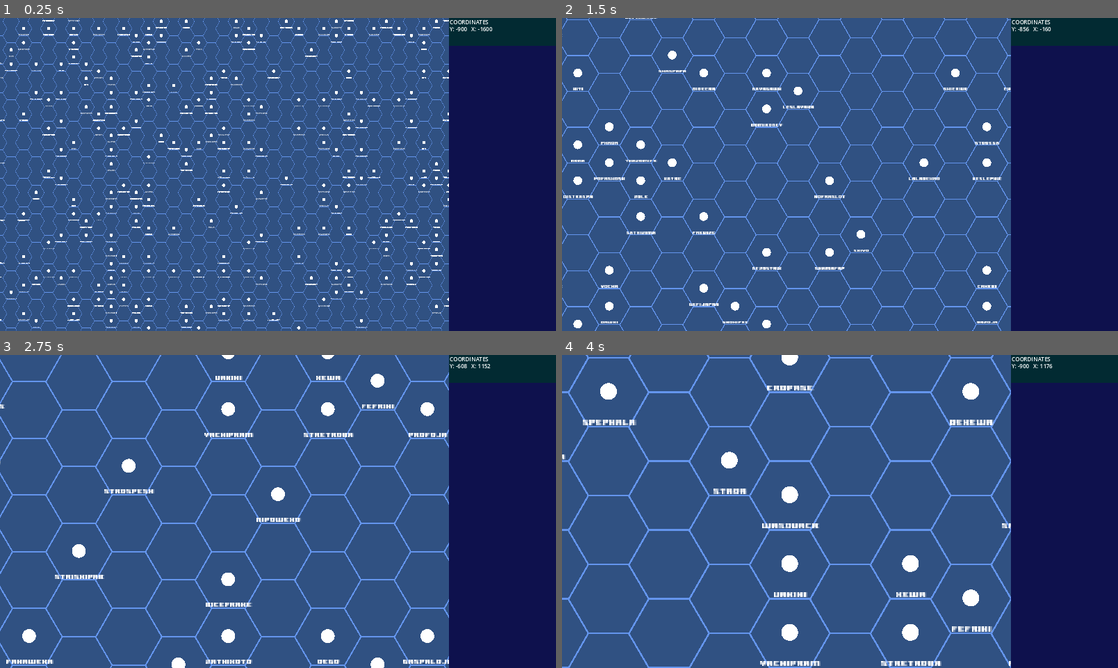
Above: before the commit, frames 1-4 (two rows, left to right).
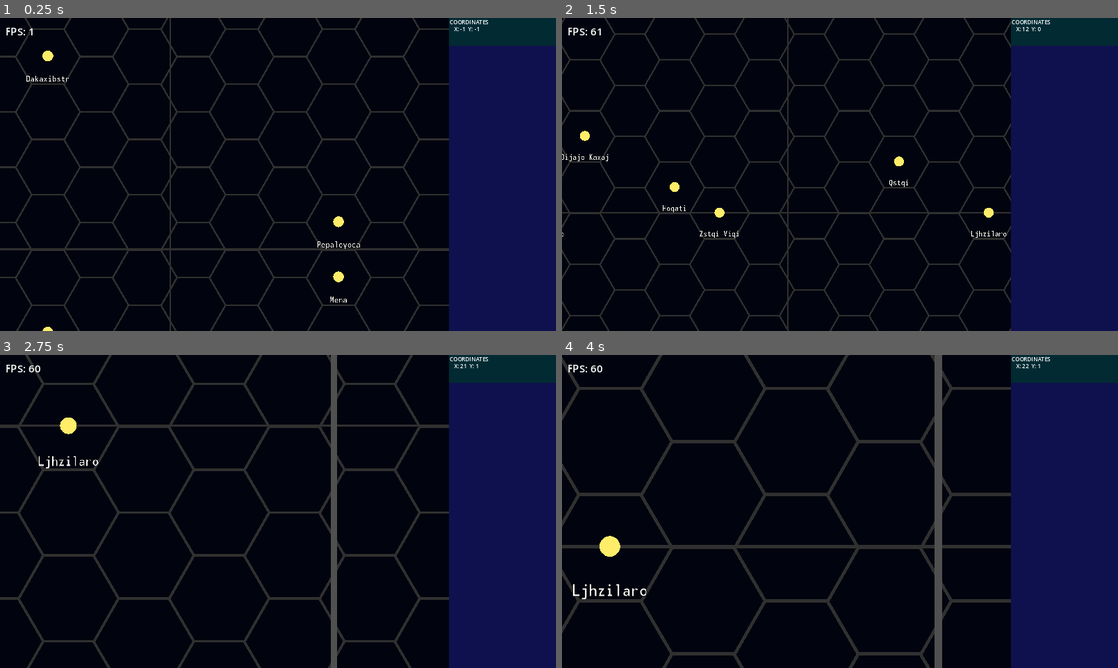
Above: after the commit, the same moments.

Repository: jamesfoxbr/Starmap
Game: Godot game, scene res://scenes/hex_map.tscn
Two runs of this game, one before a commit and one after it. Both use one fixed random seed, a clock stepped at 60 frames per second and the inputs below. The engine's default icon, where the game draws it, is replaced by a stand-in: a white triangle on a blue panel in a dark square.
Inputs (mouse positions are in pixels of both pictures, inside the frame that each line leads up to):
- Up to frame 1 (0.25 s): no input
- Up to frame 2 (1.5 s): tap Enter (ui_accept) at 0.5, 0.77 s; move the mouse to (962, 158) at 0.52 s; hold Right (ui_right) 0.53-1.28 s; hold Shift (scroll_fast) 0.53-1.28 s; tap Mouse wheel down (zoom_in) at 0.8, 1.35 s; move the mouse to (728, 190) at 1.27 s; hold Down (ui_down) from 1.28 s (still down)
- Up to frame 3 (2.75 s): tap Enter (ui_accept) at 1.52 s; tap Shift (scroll_fast) at 1.55 s; move the mouse to (333, 442) at 2.02 s; release Down (ui_down) at 2.03 s; hold Right (ui_right) from 2.03 s (still down); hold Shift (scroll_fast) from 2.03 s (still down); tap Mouse wheel down (zoom_in) at 2.3 s
- Up to frame 4 (4 s): move the mouse to (812, 574) at 2.77 s; release Right (ui_right) at 2.78 s; release Shift (scroll_fast) at 2.78 s; hold Up (ui_up) 2.78-3.53 s; tap Mouse wheel down (zoom_in) at 2.85, 3.8 s; tap Enter (ui_accept) at 3.02, 3.77 s; tap Shift (scroll_fast) at 3.05 s; move the mouse to (1006, 558) at 3.52 s; hold Left (ui_left) from 3.53 s (still down); tap Mouse wheel up (zoom_out) at 3.6 s

The runs differ from the first frame. In frame 1, 81% of the frame differs, in the area x 0-89%, y 0-100%; in frame 2, 81%; in frame 3, 81%; in frame 4, 81%.

Commit message:
subsector names now

Diff:
--- a/project.godot
+++ b/project.godot
@@ -37,24 +37,28 @@
 "deadzone": 0.5,
 "events": [Object(InputEventKey,"resource_local_to_scene":false,"resource_name":"","device":0,"window_id":0,"alt_presse …(187 unchanged characters)…
 , Object(InputEventJoypadButton,"resource_local_to_scene":false,"resource_name":"","device":0,"button_index":13,"pressure":0.0,"pressed":false,"script":null)
+, Object(InputEventKey,"resource_local_to_scene":false,"resource_name":"","device":-1,"window_id":0,"alt_pressed":false,"shift_pressed":false,"ctrl_pressed":false,"meta_pressed":false,"pressed":false,"keycode":0,"physical_keycode":65,"key_label":0,"unicode":97,"echo":false,"script":null)
 ]
 }
 ui_right={
 "deadzone": 0.5,
 "events": [Object(InputEventKey,"resource_local_to_scene":false,"resource_name":"","device":0,"window_id":0,"alt_presse …(187 unchanged characters)…
 , Object(InputEventJoypadButton,"resource_local_to_scene":false,"resource_name":"","device":0,"button_index":14,"pressure":0.0,"pressed":false,"script":null)
+, Object(InputEventKey,"resource_local_to_scene":false,"resource_name":"","device":-1,"window_id":0,"alt_pressed":false,"shift_pressed":false,"ctrl_pressed":false,"meta_pressed":false,"pressed":false,"keycode":0,"physical_keycode":68,"key_label":0,"unicode":100,"echo":false,"script":null)
 ]
 }
 ui_up={
 "deadzone": 0.5,
 "events": [Object(InputEventKey,"resource_local_to_scene":false,"resource_name":"","device":0,"window_id":0,"alt_presse …(187 unchanged characters)…
 , Object(InputEventJoypadButton,"resource_local_to_scene":false,"resource_name":"","device":0,"button_index":11,"pressure":0.0,"pressed":false,"script":null)
+, Object(InputEventKey,"resource_local_to_scene":false,"resource_name":"","device":-1,"window_id":0,"alt_pressed":false,"shift_pressed":false,"ctrl_pressed":false,"meta_pressed":false,"pressed":false,"keycode":0,"physical_keycode":87,"key_label":0,"unicode":119,"echo":false,"script":null)
 ]
 }
 ui_down={
 "deadzone": 0.5,
 "events": [Object(InputEventKey,"resource_local_to_scene":false,"resource_name":"","device":0,"window_id":0,"alt_presse …(187 unchanged characters)…
 , Object(InputEventJoypadButton,"resource_local_to_scene":false,"resource_name":"","device":0,"button_index":12,"pressure":0.0,"pressed":false,"script":null)
+, Object(InputEventKey,"resource_local_to_scene":false,"resource_name":"","device":-1,"window_id":0,"alt_pressed":false,"shift_pressed":false,"ctrl_pressed":false,"meta_pressed":false,"pressed":false,"keycode":0,"physical_keycode":83,"key_label":0,"unicode":115,"echo":false,"script":null)
 ]
 }
 scroll_fast={
@@ -96,4 +100,4 @@
 [rendering]
 
 textures/canvas_textures/default_texture_filter=0
-environment/defaults/default_clear_color=Color(0.188235, 0.317647, 0.509804, 1)
+environment/defaults/default_clear_color=Color(0.00392157, 0.0156863, 0.054902, 1)
--- a/scenes/hex_map.tscn
+++ b/scenes/hex_map.tscn
@@ -9,8 +9,7 @@
 script = ExtResource("2_7kai0")
 
 [node name="StarGrid" parent="." instance=ExtResource("2_1rfar")]
-position = Vector2(0, -20)
-layer_0/tile_data = PackedInt32Array()
+position = Vector2(-3000, -3000)
 layer_1/name = ""
 layer_1/enabled = true
 layer_1/modulate = Color(1, 1, 1, 1)
@@ -18,10 +17,12 @@
 layer_1/y_sort_origin = 0
 layer_1/z_index = 0
 layer_1/tile_data = PackedInt32Array()
-grid_size = 14
 
 [node name="UI" parent="." instance=ExtResource("4_w6d76")]
 
 [node name="MainCamera" type="Camera2D" parent="."]
 unique_name_in_owner = true
 script = ExtResource("4_gql0c")
+zoom_increment = 0.2
+zoom_current = 1.0
+zoom_target = 0.2
--- a/scenes/star_grid.tscn
+++ b/scenes/star_grid.tscn
@@ -1,17 +1,26 @@
-[gd_scene load_steps=3 format=3 uid="uid://dbuthhi0lm7sl"]
+[gd_scene load_steps=5 format=3 uid="uid://dbuthhi0lm7sl"]
 
+[ext_resource type="Texture2D" uid="uid://dqm8nv6t782qp" path="res://sprites/StarsHex.png" id="1_pciuw"]
 [ext_resource type="Script" path="res://scripts/star_grid.gd" id="3_w3780"]
+
+[sub_resource type="TileSetAtlasSource" id="TileSetAtlasSource_2lylm"]
+texture = ExtResource("1_pciuw")
+texture_region_size = Vector2i(128, 128)
+0:0/0 = 0
+0:0/0/physics_layer_0/linear_velocity = Vector2(0, 0)
+0:0/0/physics_layer_0/angular_velocity = 0.0
 
 [sub_resource type="TileSet" id="TileSet_byslw"]
 tile_shape = 3
 tile_offset_axis = 1
-tile_size = Vector2i(96, 82)
+tile_size = Vector2i(384, 328)
 physics_layer_0/collision_layer = 1
+custom_data_layer_0/name = "star"
+custom_data_layer_0/type = 1
+sources/0 = SubResource("TileSetAtlasSource_2lylm")
 
 [node name="StarGrid" type="TileMap"]
 z_index = 2
 tile_set = SubResource("TileSet_byslw")
 format = 2
-layer_0/tile_data = PackedInt32Array(0, 0, 0, 65536, 0, 0, 1, 0, 0, -65535, 0, 0, -65536, 0, 0, -1, 0, 0, 65535, 0, 0, 2, 0, 0)
 script = ExtResource("3_w3780")
-metadata/_edit_lock_ = true
--- a/scenes/ui.tscn
+++ b/scenes/ui.tscn
@@ -1,6 +1,7 @@
-[gd_scene load_steps=4 format=3 uid="uid://dhaqg6yfotdr0"]
+[gd_scene load_steps=5 format=3 uid="uid://dhaqg6yfotdr0"]
 
 [ext_resource type="Script" path="res://scripts/ui.gd" id="1_hcgr5"]
+[ext_resource type="Script" path="res://scripts/FPS.gd" id="2_cexwr"]
 
 [sub_resource type="SystemFont" id="SystemFont_67e08"]
 subpixel_positioning = 0
@@ -56,9 +57,19 @@
 grow_horizontal = 2
 grow_vertical = 2
 theme = SubResource("Theme_0bngh")
-text = "Y:"
+text = "X:  Y:"
 
 [node name="ColorRect2" type="ColorRect" parent="Control/VBoxContainer"]
 layout_mode = 2
 size_flags_vertical = 3
 color = Color(0.054902, 0.0666667, 0.301961, 1)
+
+[node name="FPS" type="Label" parent="Control"]
+layout_mode = 0
+offset_left = -1278.0
+offset_top = 15.0
+offset_right = -994.0
+offset_bottom = 70.0
+theme_override_font_sizes/font_size = 30
+text = "FPS"
+script = ExtResource("2_cexwr")
--- /dev/null
+++ b/scripts/FPS.gd
@@ -0,0 +1,4 @@
+extends Label
+
+func _process(delta):
+	text = "FPS: " + str(Engine.get_frames_per_second())
--- a/scripts/HexGridScript.gd
+++ b/scripts/HexGridScript.gd
@@ -13,22 +13,25 @@
 
 var grid_refresh = false
 
+@export var move_speed: float = 400
+
 @warning_ignore("unused_parameter")
 func _process(delta):
 	adjust_grid_to_screen()
-	move_screen()
+	move_screen(delta)
 	keyboard()
 	send_camera_position()
 
 
 func send_camera_position():
 	stargrid.camera_coord(camera_pos_x, camera_pos_y)
-	UI.coordinates(camera_pos_x, camera_pos_y)
 
 
 func keyboard():
 	if Input.is_action_just_pressed("ui_cancel"):
 		get_tree().quit()
+	if Input.is_action_just_pressed("ui_filedialog_refresh"):
+		get_tree().reload_current_scene()
 
 
 func adjust_grid_to_screen():
@@ -36,17 +39,17 @@
 	camera_pos_y = (camera.position.y - get_viewport_rect().size.y)
 
 
-func move_screen():
-	var move_speed: float = 4
+func move_screen(delta):
+	move_speed = 400
 
 	if Input.is_action_pressed("scroll_fast"):
-		move_speed *= 8
+		move_speed *= 4
 
 	if Input.is_action_pressed("ui_up"):
-		camera.position.y -= move_speed
+		camera.position.y -= move_speed * delta / camera.zoom.x
 	if Input.is_action_pressed("ui_down"):
-		camera.position.y += move_speed
+		camera.position.y += move_speed * delta / camera.zoom.x
 	if Input.is_action_pressed("ui_right"):
-		camera.position.x += move_speed
+		camera.position.x += move_speed * delta / camera.zoom.x
 	if Input.is_action_pressed("ui_left"):
-		camera.position.x -= move_speed
+		camera.position.x -= move_speed * delta / camera.zoom.x
--- a/scripts/MainCamera.gd
+++ b/scripts/MainCamera.gd
@@ -21,9 +21,9 @@
 
 	zoom_current = lerp(zoom_current, zoom_target, zoom_increment * delta * 20)
 
-	if zoom_current < 0.5:	# control maximum zoom
-		zoom_current = 0.5
-	if zoom_current > 4:	# control minimum zoom
-		zoom_current = 4
+	if zoom_current < 0.1:	# control maximum zoom
+		zoom_current = 0.1
+	if zoom_current > 2:	# control minimum zoom
+		zoom_current = 2
 
 	set_zoom(Vector2(zoom_current, zoom_current))
--- a/scripts/star_grid.gd
+++ b/scripts/star_grid.gd
@@ -1,107 +1,247 @@
 extends TileMap
 
-@export var grid_size: int = 20
-@export var cells_width: int = 23
-@export var cells_height: int = 10
-
-@export var star_name_position = Vector2(-35, 40)
-@export var star_name_width =  72
-@export var circle_size: int = 10
-var tile_position
-
+@onready var UI = $"../UI"
+
+var tile_position: Vector2
+
+################################################################################
+# Map resolution e tilemap cell details
+################################################################################
+var resolution = 4
+
+var cells_width: int = 50
+var cells_height: int = 37
+var cells_offset_x: int = -14
+var cells_offset_y: int = -8
+
+################################################################################
+# World Names in the hex grid
+################################################################################
+@export var star_name_position = Vector2(-210, 154)
+var font = load("res://monofonto rg.otf")
+var font_size = 52
+var font_border: int = 4
+@export var star_name_chars: int = 12
+@export var name_width: int = 35
+
+var star_name_position_hex
 var name_generator_position: Vector2
-
-@onready var font = load("res://8-BIT WONDER.TTF")
-@export var font_size = 8
 
 var cam_x: int
 var cam_y: int
-
-@export var star_chance: int = 30
-
-# draw hex grid lines variables
-@export var top_left = Vector2(-24, -40)
-@export var top_right = Vector2(24, -40)
-@export var middle_left = Vector2(0, 0)
-@export var middle_right = Vector2(48, 1)
-@export var bottom_left = Vector2(-24, 40)
-@export var bottom_right = Vector2(24, 43)
-@export var grid_color = Color.CORNFLOWER_BLUE
-@export var grid_width: int = 2
+var cam_zoom: float
+
+################################################################################
+# Draw hex grid lines variables
+################################################################################
+var top_left = Vector2(-24, -40) * resolution
+var top_right = Vector2(24, -40) * resolution
+var middle_left = Vector2(0, 0) * resolution
+var middle_right = Vector2(48, 1) * resolution
+var bottom_left = Vector2(-24, 40) * resolution
+var bottom_right = Vector2(24, 43) * resolution
+
+var grid_width: int = 10
+var grid_color = Color.html("#303030")
+
+################################################################################
+# Create the proedural noises to use in random star position
+################################################################################
+
+var star_noises = FastNoiseLite.new()
+var star_noises2 = FastNoiseLite.new()
+
+@export var star_noises_frequency: float = -0.173
+@export var octaves: int = 5
+@export var lacunarity: float = 2.0
+@export var gain: float = 500
+
+@export var star_noises_frequency2: float = 0.01
+@export var octaves2: int = 4
+@export var lacunarity2: float = 101
+@export var gain2: float = 0.5
+
+@export var star_frequence: int = 100
+@export var star_frequence2: int = 150
+
+@export var random: float = 75
+
 
 func _ready():
+	# This wait is to make sure the first map frame is generated right
 	await get_tree().create_timer(0.1).timeout
-	clear()
+	draw_tile()
+	queue_redraw()
+
 
 @warning_ignore("unused_parameter")
 func _process(delta):
+	noise_settings()
+
 	if Input.is_anything_pressed():
 		clear()
-	queue_redraw()
+		queue_redraw()
+		draw_tile()
+
+	# Send mouse global position to show tile coornates Y and X in the UI labels.
+	send_map_coord()
+
+
+func noise_settings():
+	star_noises.frequency = star_noises_frequency
+	star_noises.fractal_octaves = octaves
+	star_noises.fractal_lacunarity = lacunarity
+	star_noises.fractal_gain = gain
+
+	star_noises2.frequency = star_noises_frequency2
+	star_noises2.fractal_octaves = octaves2
+	star_noises2.fractal_lacunarity = lacunarity2
+	star_noises2.fractal_gain = gain2
+
+
+func procedural_seed(my_seed, i, j):
+	seed(((cam_x + i) * (cam_x + i) * (cam_x + i) + (cam_y + j) * (cam_y + j) + (cam_x + i) * (cam_y + j)))
 
 
 func _draw():
-	for i in grid_size + cells_width:
-		for j in grid_size + cells_height:
-			tile_position = Vector2(cam_x + i, cam_y + j)
-			var name_position = map_to_local( Vector2(cam_x + i, cam_y + j)) + star_name_position
-			var circle_position = map_to_local( Vector2(cam_x + i, cam_y + j))
+	for i in cells_width:
+		for j in cells_height:
+			procedural_seed(1, i, j)
+
+			tile_position = Vector2(cam_x + i + cells_offset_x, cam_y + j + cells_offset_y)
+			star_name_position_hex = map_to_local( Vector2(cam_x + i + cells_offset_x, cam_y + j + cells_offset_y)) + star_name_position
+
+			var star_noise = star_noises.get_noise_2d(tile_position.x, tile_position.y)
 
 			name_generator_position = local_to_map(Vector2(cam_x + i, cam_y + j))
 
-			seed((cam_x + i) * (cam_x + i) * (cam_x + i)
-			+ (cam_y + j) * (cam_y + j) + (cam_x + i) * (cam_y + j))
-
-			draw_grid()
-
-			if rand100() < star_chance:
-				draw_string(font, name_position,
-				str(generate_name(false)), HORIZONTAL_ALIGNMENT_CENTER,
-				star_name_width, font_size)
-
-				draw_circle(circle_position, circle_size, Color.WHITE)
-
-
-func draw_grid():
+			draw_hex_grid()
+			draw_subsector()
+			draw_sector()
+			subsector_name()
+
+
+			if get_cell_tile_data(0, tile_position):
+				draw_names()
+
+
+func draw_tile():
+	for i in cells_width:
+		for j in cells_height:
+			procedural_seed(1, i, j)
+
+			tile_position = Vector2(cam_x + i + cells_offset_x, cam_y + j + cells_offset_y)
+
+			var star_noise = star_noises.get_noise_2d(tile_position.x, tile_position.y)
+			var star_noise2 = star_noises2.get_noise_2d(tile_position.x, tile_position.y)
+
+			if floor(abs(star_noise) * 400) > star_frequence + my_rand(-random, random) and floor(abs(star_noise2) * 400) > star_frequence2 + my_rand(-random, random)  and !get_cell_tile_data(0, tile_position):
+				set_cell(0, tile_position, 0, Vector2(0, 0))
+
+
+func draw_names():
+	var hex_name = str(generate_name())
+	draw_string(font, star_name_position_hex, hex_name, HORIZONTAL_ALIGNMENT_CENTER, star_name_chars * name_width, font_size, Color.WHITE)
+	draw_string_outline(font, star_name_position_hex, hex_name, HORIZONTAL_ALIGNMENT_CENTER, star_name_chars * name_width, font_size, font_border, Color.BLACK)
+
+
+func draw_subsector():
+	# draw subsector retangles
+	if int(tile_position.x) % 8 == 0:
+		draw_line(map_to_local(tile_position) + Vector2(-34, 0) * resolution,
+		map_to_local(tile_position + Vector2(0, 1)) + Vector2(-34, 0) * resolution,
+		grid_color, grid_width, false)
+	if int(tile_position.y) % 10 == 0 and  int(tile_position.x) % 2 == 0:
+		draw_line(map_to_local(tile_position) + Vector2(0, 0),
+		map_to_local(tile_position) + Vector2(150, 0)  * resolution,
+		grid_color, grid_width, false)
+
+
+func subsector_name():
+	if int(tile_position.x) % 8 ==0 and int(tile_position.y) % 10 ==0:
+		var subsector_name = str(generate_name()).left(8)
+		draw_string(font, map_to_local(tile_position) + Vector2(0, -1500), subsector_name,
+		HORIZONTAL_ALIGNMENT_CENTER, -1, 512, Color.html("#202020"))
+
+
+func draw_sector():
+	# draw subsector retangles
+	if int(tile_position.x) % 32 == 0:
+		draw_line(map_to_local(tile_position) + Vector2(-34, 0) * resolution,
+		map_to_local(tile_position + Vector2(0, 1)) + Vector2(-34, 0) * resolution,
+		Color.html("#505050"), grid_width + 14, false)
+	if int(tile_position.y) % 40 == 0 and  int(tile_position.x) % 2 == 0:
+		draw_line(map_to_local(tile_position) + Vector2(0, 0),
+		map_to_local(tile_position) + Vector2(150, 0)  * resolution,
+		Color.html("#505050"), grid_width + 14, false)
+
+
+func draw_hex_grid():
 	# Draw hex grid
 	draw_line(map_to_local(tile_position) + top_left,
 	map_to_local(tile_position) + top_right,
 	grid_color, grid_width)
 
 	draw_line(map_to_local(tile_position) + top_right,
-		map_to_local(tile_position) + middle_right,
-		grid_color, grid_width)
+	map_to_local(tile_position) + middle_right,
+	grid_color, grid_width)
 
 	draw_line(map_to_local(tile_position) + middle_right,
-		map_to_local(tile_position) + bottom_right,
-		grid_color, grid_width)
-
-func rand100():
-	var random100: int = floor(randf_range(1,100))
+	map_to_local(tile_position) + bottom_right,
+	grid_color, grid_width)
+
+
+func my_rand(min, max):
+	var random100: int = floor(randf_range(min, max))
 	return random100
 
 
-func camera_coord(cx: float, cy: float):
+func camera_coord(cx: float, cy: float,):
 	var coords = local_to_map(Vector2(cx, cy))
 	cam_x = coords.x
 	cam_y = coords.y
 
-func generate_name(random: bool):
-	var char1 = ["c","d","l","m","n","p","r","s","t","h","b","f","g","j","k",
-	"v","w","x","y","z","q","cr","ch","fr","gr","pr","ph","st","str","sh","sp",
-	"sk","sl","tr","th","wh"]
-	var char2 = ["a","a" ,"e","i","o"]
+
+func generate_name():
+	var char1 = [
+	"b","c","d","f","h","j","l","m","n","p","q","r","s","t","v","x","z","j","k","y",
+	"b","c","d","f","h","j","l","m","n","p","q","r","s","t","v","x","z","j","k","y",
+	"b","c","d","f","h","j","l","m","n","p","q","r","s","t","v","x","z","j","k","y",
+	"b","c","d","f","h","j","l","m","n","p","q","r","s","t","v","x","z","j","k","y",]
+	var char2 = ["a","a","e","i","o"]
+	var char3  = ["bh","br","bl","cr","ch","dr","dh","fr","fh","jh","gr","nh","mh","mr",
+	"pr","ph","ps","pw","st","str","sh","sw","sp","sk","sl","ss","tr","th","wh",
+	"wr","vl","vh","vr","wl","a","e","i","o","u"]
 	var store_name = []
 	var complete = ""
 
-	if random == true:
-		for i in randf_range(1, 5):
-			store_name.push_back(char1.pick_random() + char2.pick_random())
-	else:
-		for i in randf_range(1, 5):
-				store_name.push_back(char1.pick_random() + char2.pick_random())
-
+	# Create sylables
+	for i in randf_range(1, 8):
+		var space: String = ""
+		var special_char: String = ""
+
+		if  randf() < 0.05:
+			special_char = char3.pick_random()
+		else:
+			special_char = char2.pick_random()
+
+		if randf() < 0.05:
+			store_name.push_back(" ")
+		elif randf() > 0.95:
+			store_name.push_back("-")
+
+		store_name.push_back(char1.pick_random() + special_char + space)
+
+	# create a possible number at the end of the star name
+	if randf() < 0.2:
+		store_name.push_back(str(floor(randf_range(1, 999))))
+
+	# concatenate the sylables togheter forming a name
 	for i in range(0,store_name.size()):
 		complete += store_name[i]
 
-	return complete
+	return complete.capitalize().left(star_name_chars)
+
+
+func send_map_coord():
+	UI.coordinates(local_to_map(get_global_mouse_position()))
--- a/scripts/ui.gd
+++ b/scripts/ui.gd
@@ -6,8 +6,8 @@
 @onready var UI = $Control/VBoxContainer/ColorRect/Coordinates/Y
 
 func _process(delta):
-	UI.text = "Y: " + y + "   X: " + x
+	UI.text = "   X: " + x + "  Y: " + y
 
-func coordinates(coord_x, coord_y):
-	y = str(floor(coord_y))
-	x = str(floor(coord_x))
+func coordinates(coord):
+	y = str(floor(coord.y))
+	x = str(floor(coord.x))
Binary file added: monofonto rg.otf
Not shown, added: monofonto rg.otf.import
Binary file changed: sprites/StarsHex.png
